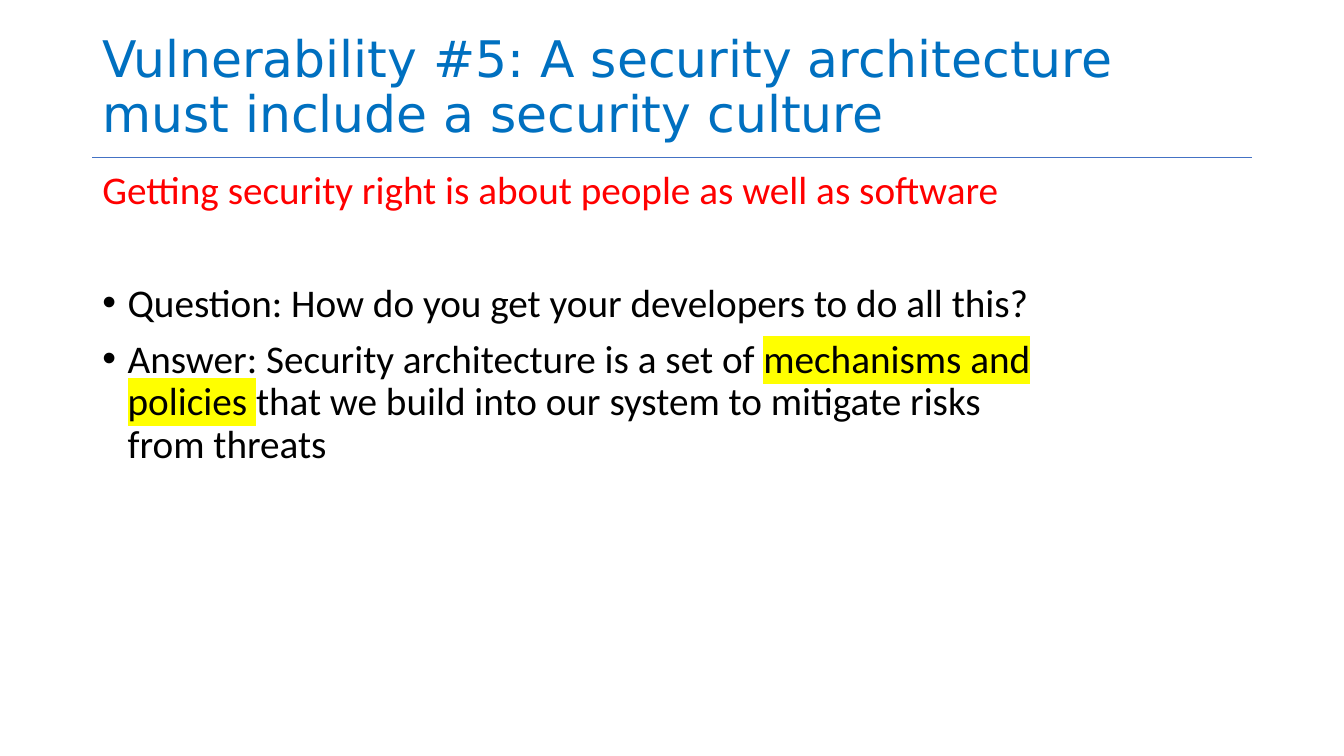
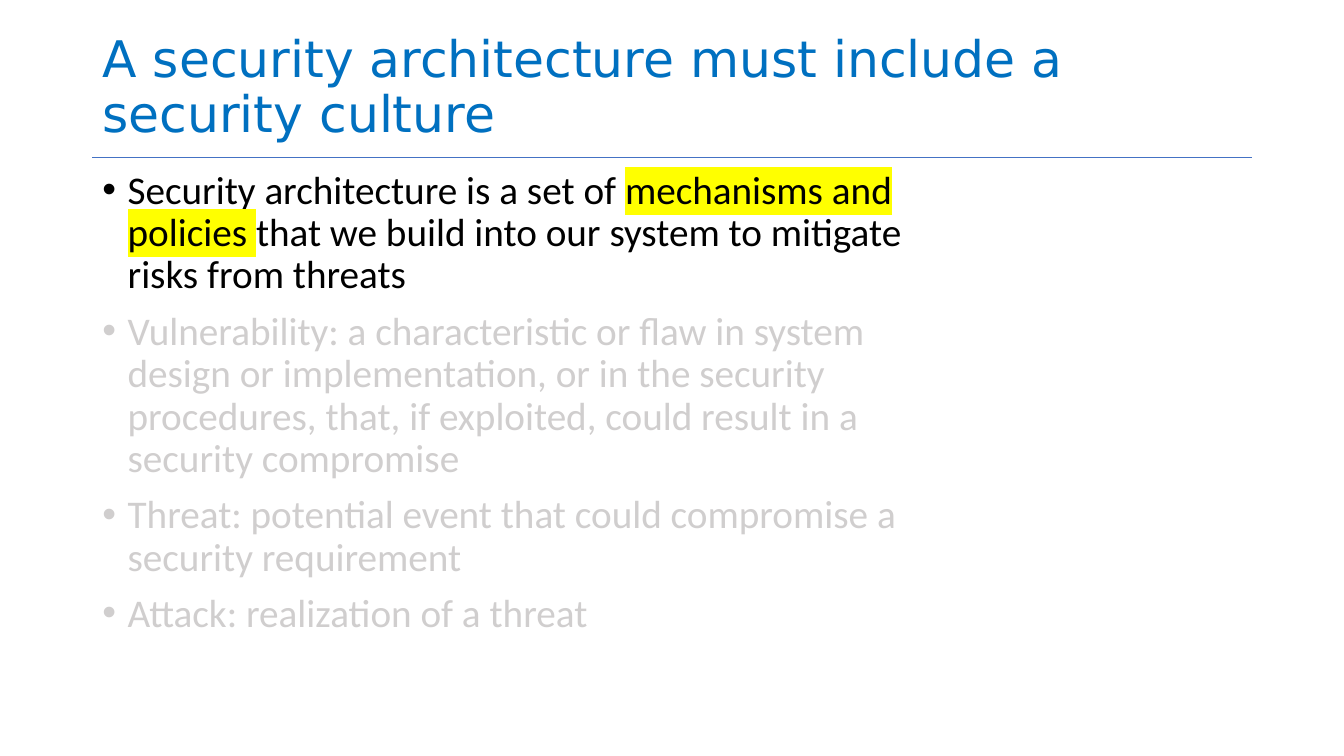
Before and after one commit to neu-se/CS4530-Spring-2026, a slide deck: slide 43 of Slides/Module 13 Security.pptx (slide 39 before the commit). Drawn at 1344x756 pixels with LibreOffice and Linux fonts; fonts in the diff are those of the drawing. Boxes give left, top, right and bottom in pixels: in the first picture for what was removed or moved away, otherwise in the second. Text is boxed around its words. In the diff, an @@ line names an element or a change of style, - is before the commit and + after.

```diff
--- a/Slides/Module 13 Security.pptx
+++ b/Slides/Module 13 Security.pptx
@@ title at bbox=[102, 38, 1063, 143]: text changed @@
-Vulnerability #5: A security architecture must include a security culture
+A security architecture must include a security culture
@@ text at bbox=[128, 176, 901, 627]: text changed; text colour #000000 to #D0CECE @@
-Getting security right is about people as well as software
-• Question: How do you get your developers to do all this?
-• Answer: Security architecture is a set of mechanisms and policies that we build into our system to mitigate risks from threats
+• Security architecture is a set of mechanisms and policies that we build into our system to mitigate risks from threats
+• Vulnerability: a characteristic or flaw in system design or implementation, or in the security procedures, that, if exploited, could result in a security compromise
+• Threat: potential event that could compromise a security requirement
+• Attack: realization of a threat
```
Also in this commit, not shown: 18 other slides changed, 18 slides added, 21 slides removed, 1 other file.
